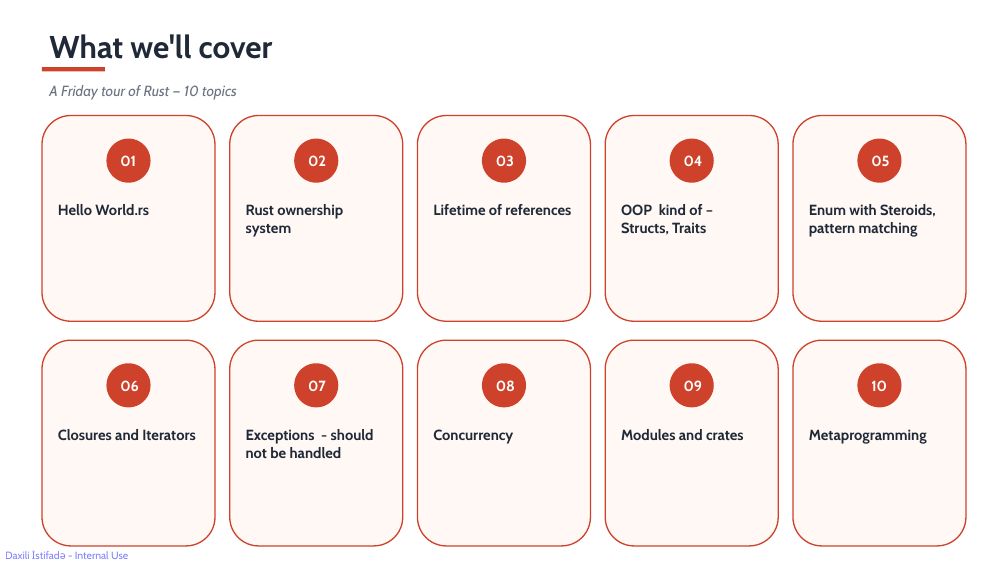
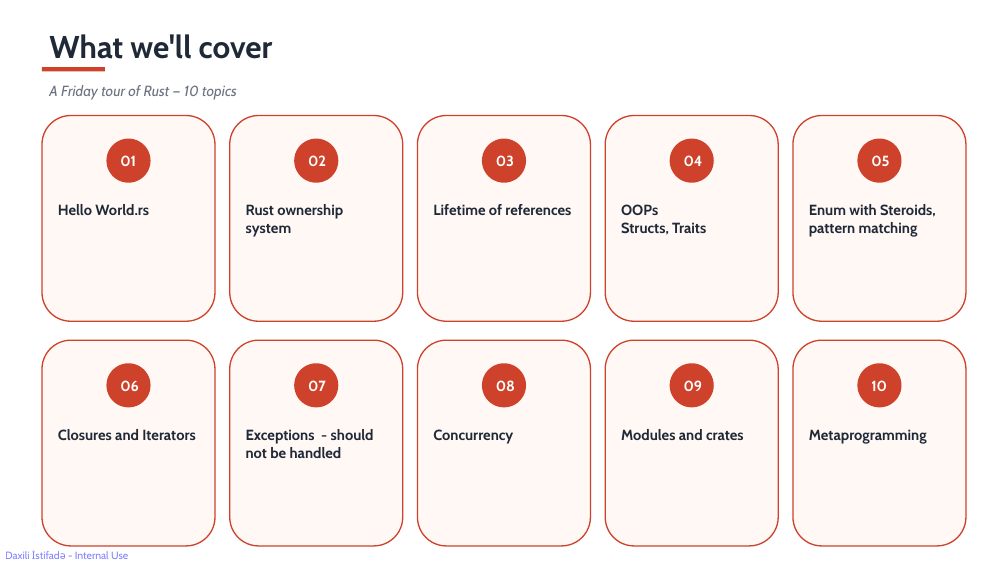
Before and after one commit to rahimahmedov/rust_vs_cpp, a slide deck: slide 2 of rust_friday_session.pptx. Drawn at 1008x567 pixels with LibreOffice and Linux fonts; fonts in the diff are those of the drawing. Boxes give left, top, right and bottom in pixels: in the first picture for what was removed or moved away, otherwise in the second. Text is boxed around its words. In the diff, an @@ line names an element or a change of style, - is before the commit and + after.

```diff
--- a/rust_friday_session.pptx
+++ b/rust_friday_session.pptx
@@ text at [621,204,706,235]: text changed @@
-OOP kind of – Structs, Traits
+OOPs
+Structs, Traits
```
Also in this commit, not shown: 7 slides added, 40 other files.
